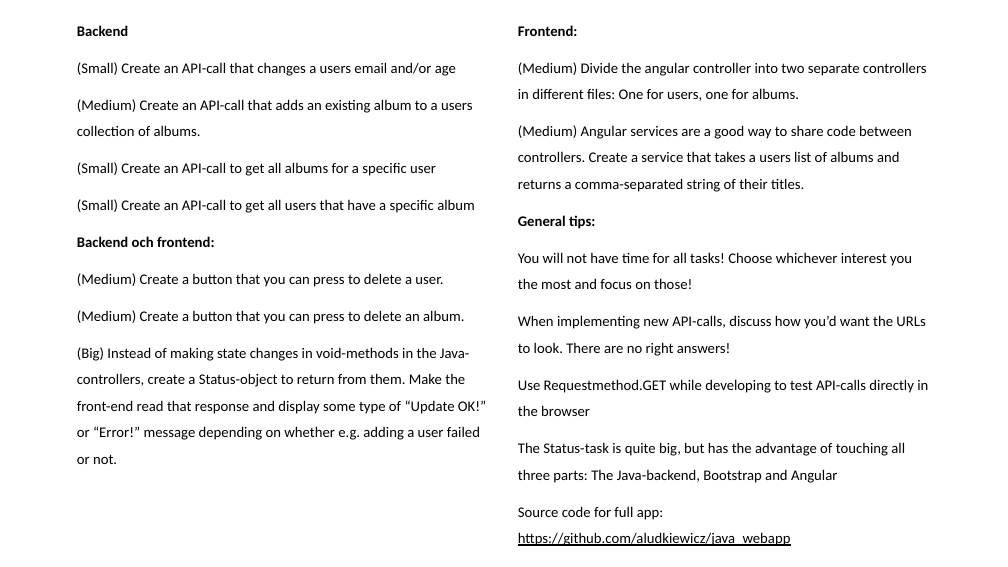
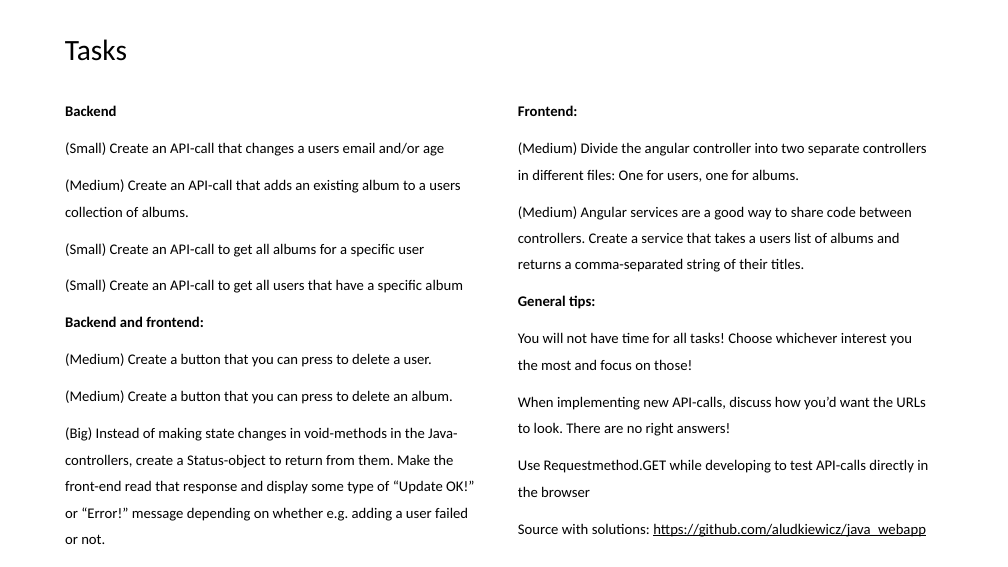
Before and after one commit to aludkiewicz/java_webapp, a slide deck: slide 28 of Webapp_java.pptx. Drawn at 1008x567 pixels with LibreOffice and Linux fonts; fonts in the diff are those of the drawing. Boxes give left, top, right and bottom in pixels: in the first picture for what was removed or moved away, otherwise in the second. Text is boxed around its words. In the diff, an @@ line names an element or a change of style, - is before the commit and + after.

Commit message:
Small presentation updates

```diff
--- a/Webapp_java.pptx
+++ b/Webapp_java.pptx
@@ text added at (65,39,127,61), 28 pt, text #000000 @@
+Tasks
@@ text "Backend": place and size @@
-text "Backend" at (77,25,486,464)
+text "Backend" at (65,105,474,544)
@@ text "Frontend:": place and size @@
-text "Frontend:" at (518,25,928,546)
+text "Frontend:" at (518,105,928,537)
@@ text at (65,316,204,327): text changed @@
-Backend och frontend:
+Backend and frontend:
@@ text at (518,523,926,537): text changed @@
-The Status-task is quite big, but has the advantage of touching all three parts: The Java-backend, Bootstrap and Angular
-Source code for full app: https://github.com/aludkiewicz/java_webapp
+Source with solutions: https://github.com/aludkiewicz/java_webapp
```
Also in this commit, not shown: 4 other slides changed.
